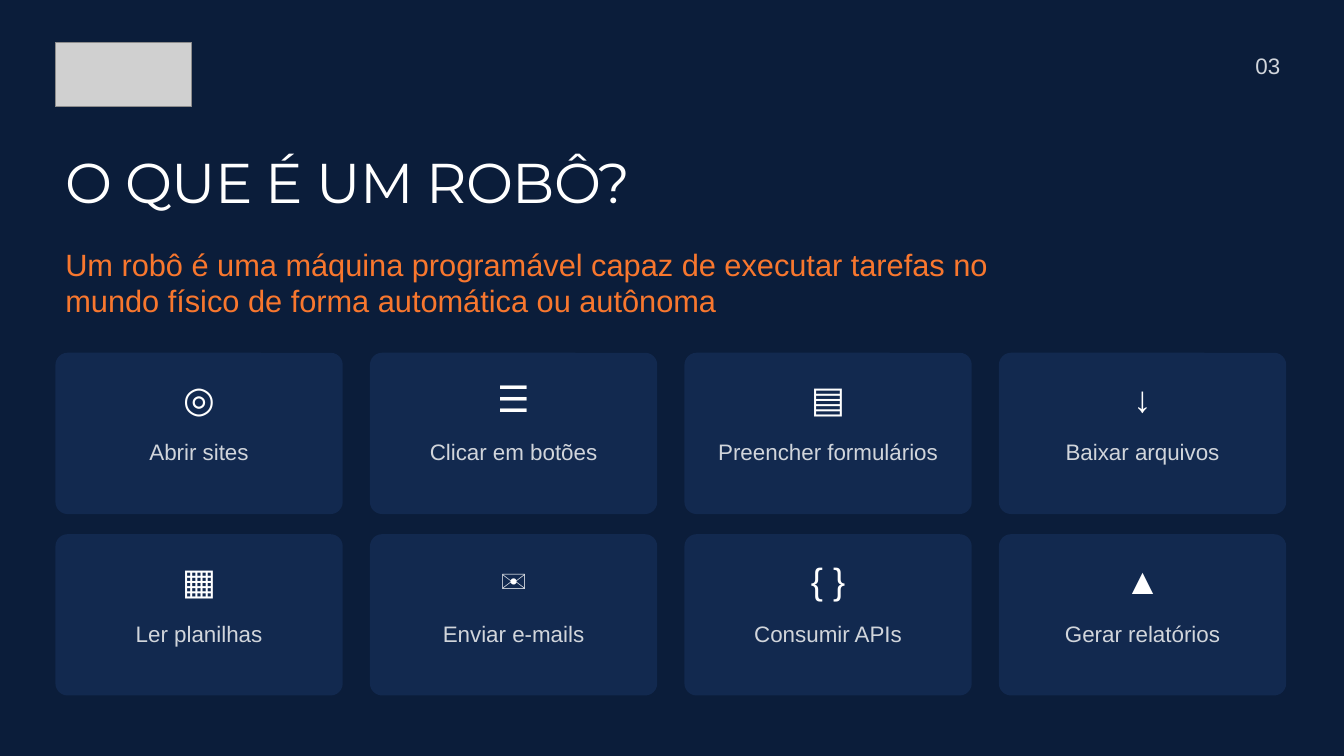
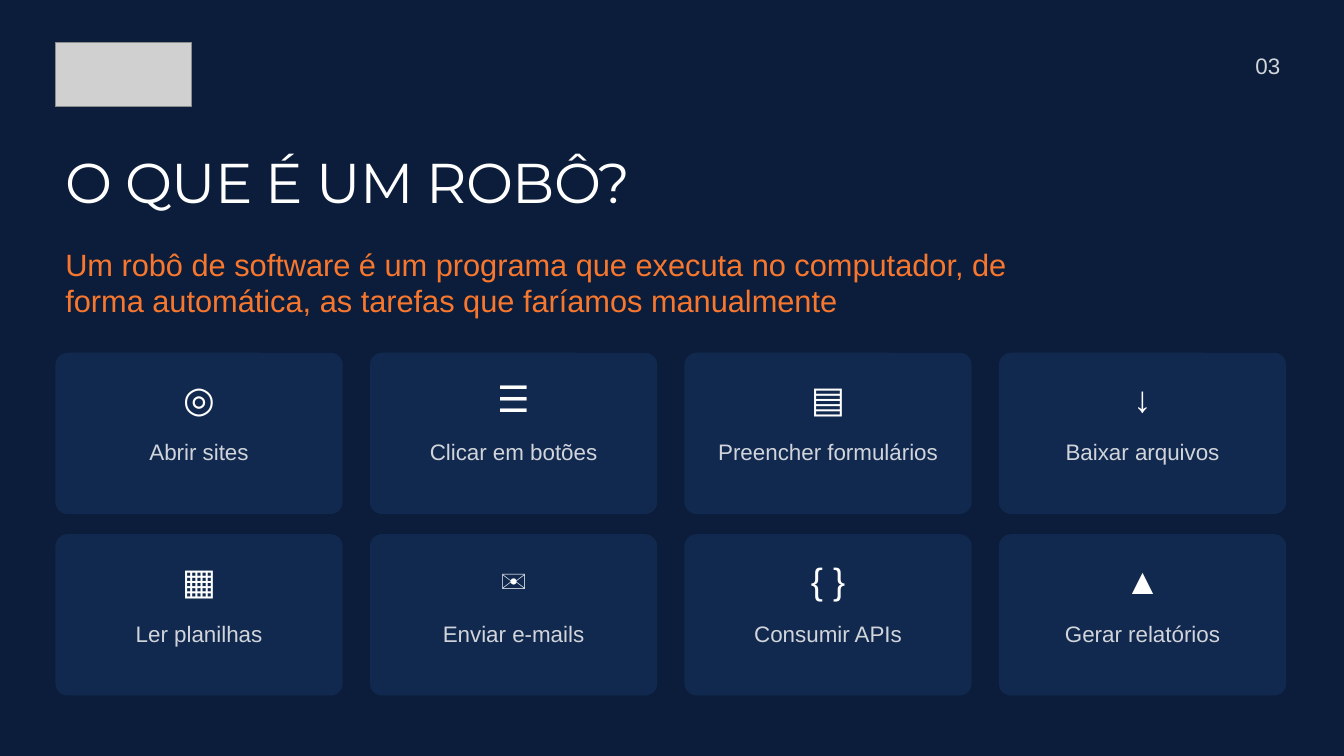
Before and after one commit to thaiza-commits/oficina-de-robos-bma, a slide deck: slide 3 of apresentacao/BMA-Oficina-de-Robos.pptx. Drawn at 1344x756 pixels with LibreOffice and Linux fonts; fonts in the diff are those of the drawing; grey boxes stand for pictures. Boxes give left, top, right and bottom in pixels: in the first picture for what was removed or moved away, otherwise in the second. Text is boxed around its words. In the diff, an @@ line names an element or a change of style, - is before the commit and + after.

```diff
--- a/apresentacao/BMA-Oficina-de-Robos.pptx
+++ b/apresentacao/BMA-Oficina-de-Robos.pptx
@@ text at (65,253,1006,318): text changed @@
-Um robô é uma máquina programável capaz de executar tarefas no mundo físico de forma automática ou autônoma
+Um robô de software é um programa que executa no computador, de forma automática, as tarefas que faríamos manualmente
```
Also in this commit, not shown: 3 other files.
